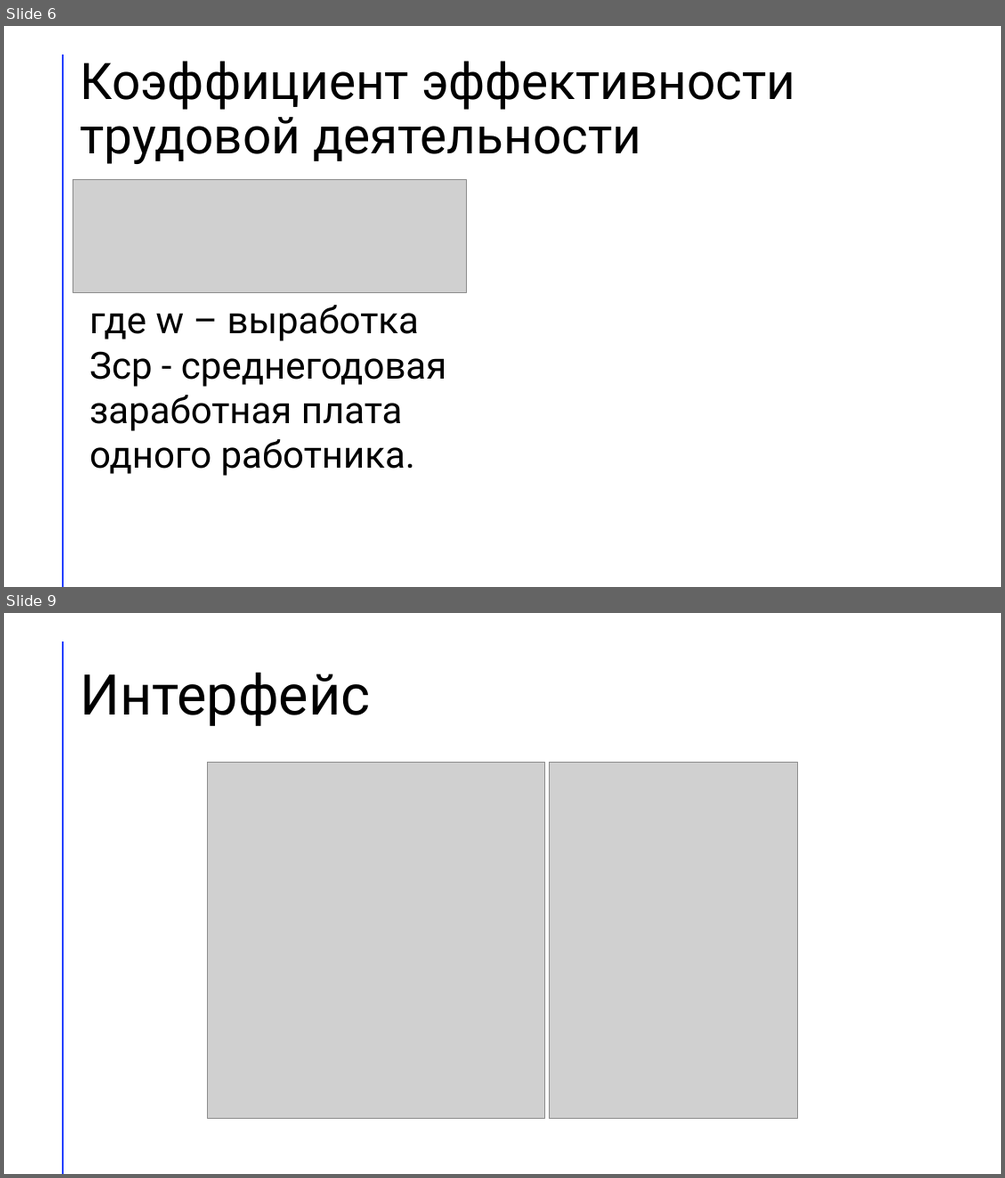
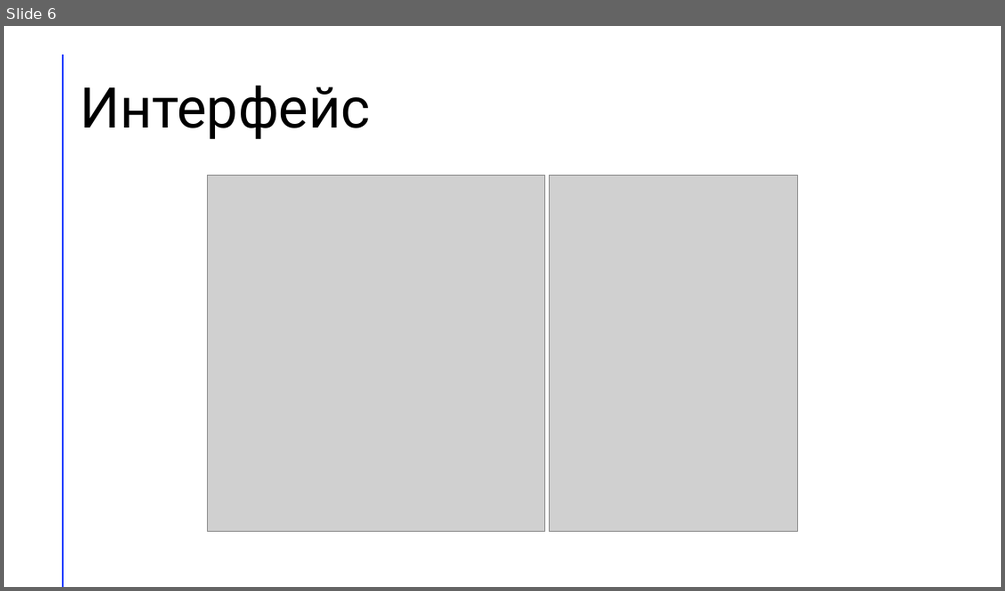
Before and after one commit to n2kkrd/books, a slide deck: DiplomKatya/KatyaDiplomPresent.pptx. Shown one above the other, each under a label of ours: slides 6 and 9 before the commit, slide 6 after it; the slides between them are not shown. The pictures are 1005x1178 and 1005x591 pixels, drawn with LibreOffice and Linux fonts; fonts in the diff are those of the drawing; grey boxes stand for pictures. Boxes give left, top, right and bottom in pixels: in the first picture for what was removed or moved away, otherwise in the second. Text is boxed around its words. In the diff, an @@ line names an element or a change of style, - is before the commit and + after.

```diff
--- a/DiplomKatya/KatyaDiplomPresent.pptx
+++ b/DiplomKatya/KatyaDiplomPresent.pptx
@@ slide 6 removed at (4,26,1001,587), background #FFFFFF; not listed: 1 template element that a slide beside it also shows @@
@@ title removed at (80,61,795,164) @@
-Коэффициент эффективности трудовой деятельности
@@ picture removed at (73,179,466,293) @@
@@ text removed at (89,305,446,475) @@
-где w – выработка
-Зср - среднегодовая заработная плата одного работника.
@@ what was slide 9 is now slide 6 @@
```
Also in this commit, not shown: 5 slides changed, 7 slides added, 5 other slides removed, 7 other files.
